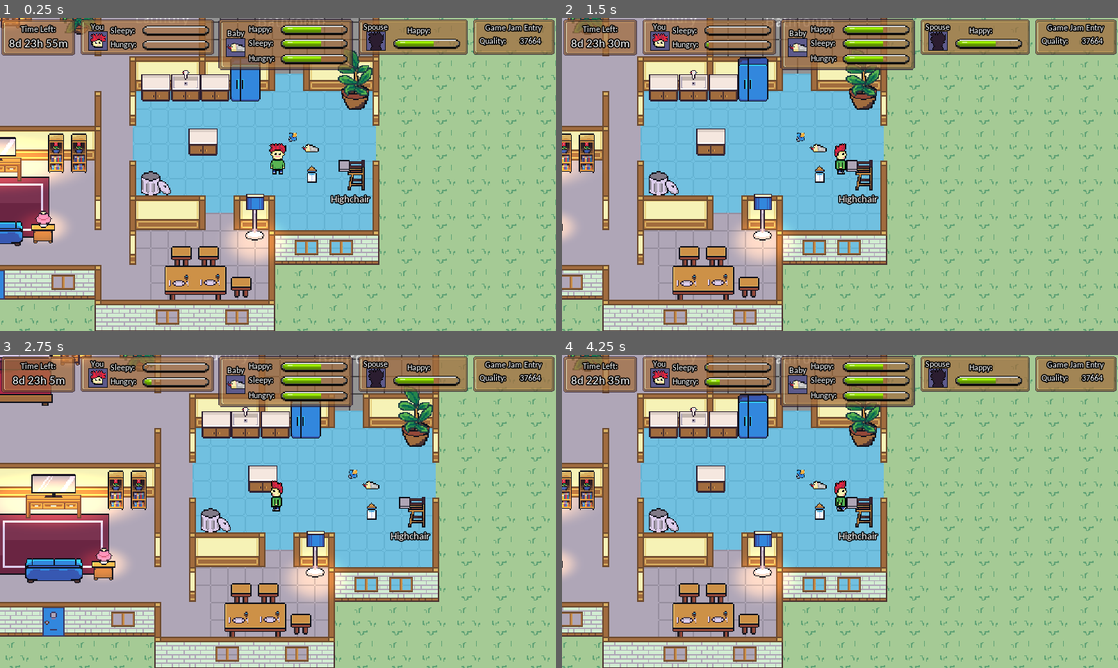
Above: before the commit, frames 1-4 (two rows, left to right).
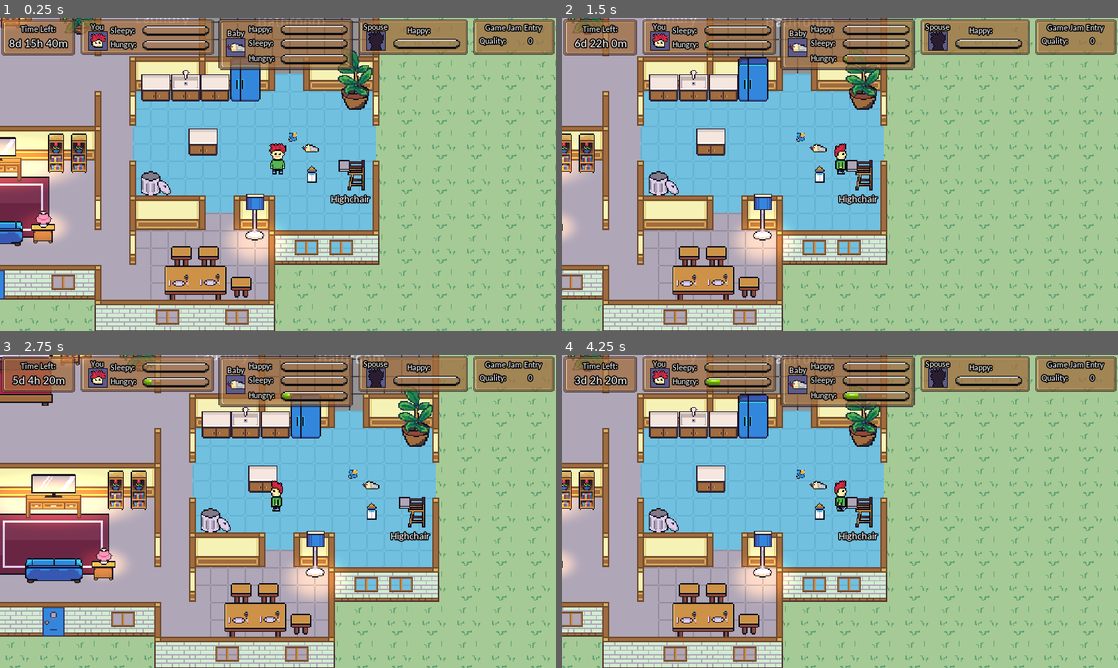
Above: after the commit, the same moments.

Repository: kevinms/godot-wild-jam-24
Game: Godot game, scene res://HouseV2.tscn
Two runs of this game, one before a commit and one after it. Both use one fixed random seed, a clock stepped at 60 frames per second and the inputs below. The engine's default icon, where the game draws it, is replaced by a stand-in: a white triangle on a blue panel in a dark square. Sound files missing from this copy of the repository are replaced by a short silence.
Inputs:
- Up to frame 1 (0.25 s): no input
- Up to frame 2 (1.5 s): tap Enter (ui_accept) at 0.5, 0.77 s; hold Right (ui_right) from 0.53 s (still down)
- Up to frame 3 (2.75 s): tap Enter (ui_accept) at 1.52 s; release Right (ui_right) at 2.03 s; hold Left (ui_left) from 2.03 s (still down)
- Up to frame 4 (4.25 s): release Left (ui_left) at 2.78 s; hold Right (ui_right) from 2.78 s (still down); tap Enter (ui_accept) at 3.02, 3.77 s; tap Escape (ui_cancel) at 4.15 s

The runs differ from the first frame. In frame 1, 0.7% of the frame differs, in the area x 4-98%, y 2-14%; in frame 2, 0.8%, in the area x 1-98%, y 2-14%; in frame 3, 0.7%; in frame 4, 0.8%.

Commit message:
UI work is mostly complete. When game clock reaches zero, it transitions to game over screen. So, technically, the game loop is there. The game can end. Though it takes a while.

Diff:
--- a/Helper.gd
+++ b/Helper.gd
@@ -10,11 +10,17 @@
 const player_sleepiness_per_min = 100.0 / (24.0 * 60.0) # Every 24h sim time, sleepiness will be 100%
 var player_hungriness: float
 const player_hungriness_per_min = 100.0 / (6.0 * 60.0) # Every 6h sim time, hungriness will be 100%
+var baby_happiness: float
+var baby_sleepiness: float
+const baby_sleepiness_per_min = 100.0 / (24.0 * 60.0) # Every 24h sim time, sleepiness will be 100%
+var baby_hungriness: float
+const baby_hungriness_per_min = 100.0 / (6.0 * 60.0) # Every 6h sim time, hungriness will be 100%
+var spouse_happiness: float
+var game_quality: float
 
 # Fun statistics
 var characters_types: int
 var typing_error_rate: int
-var game_quality: int
 var trash_disposed: int
 var baby_pooped: int
 var baby_diapers_changed: int
@@ -25,10 +31,14 @@
 	min_remaining = 9 * (24*60)
 	player_sleepiness = 0
 	player_hungriness = 0
+	baby_happiness = 0
+	baby_sleepiness = 0
+	baby_hungriness = 0
+	spouse_happiness = 0
+	game_quality = 0
 
 	characters_types = 0
 	typing_error_rate = 0
-	game_quality = 0
 	trash_disposed = 0
 	baby_pooped = 0
 	baby_diapers_changed = 0
--- a/MainMenu.tscn
+++ b/MainMenu.tscn
@@ -90,7 +90,7 @@
 }
 
 [node name="NewGameButton" type="Button" parent="menu_1/buttonGroup"]
-margin_right = 108.0
+margin_right = 107.0
 margin_bottom = 22.0
 custom_fonts/font = ExtResource( 7 )
 text = "New Game"
@@ -100,7 +100,7 @@
 
 [node name="LeaderboardButton" type="Button" parent="menu_1/buttonGroup"]
 margin_top = 26.0
-margin_right = 108.0
+margin_right = 107.0
 margin_bottom = 48.0
 custom_fonts/font = ExtResource( 7 )
 text = "Leader Board"
@@ -110,7 +110,7 @@
 
 [node name="CreditsButton" type="Button" parent="menu_1/buttonGroup"]
 margin_top = 52.0
-margin_right = 108.0
+margin_right = 107.0
 margin_bottom = 74.0
 custom_fonts/font = ExtResource( 7 )
 text = "Credits"
--- /dev/null
+++ b/UI/BabyPanel.gd
@@ -0,0 +1,17 @@
+extends Node2D
+
+func _process(delta):
+	$HappyGuage.value = Helper.baby_happiness
+	$SleepyGuage.value = Helper.baby_sleepiness
+	$HungryGuage.value = Helper.baby_hungriness
+
+# Called every simulation minute
+func _on_Timer_timeout():
+	Helper.baby_sleepiness = min(
+		Helper.baby_sleepiness + Helper.baby_sleepiness_per_min,
+		100.0
+	)
+	Helper.baby_hungriness = min(
+		Helper.baby_hungriness + Helper.baby_hungriness_per_min,
+		100.0
+	)
--- a/UI/GUI.tscn
+++ b/UI/GUI.tscn
@@ -255,7 +255,7 @@
 
 [node name="RemainingLabel" type="Label" parent="CanvasLayer/CenterContainer"]
 margin_left = 200.0
-margin_top = 136.0
+margin_top = 200.0
 margin_right = 312.0
 margin_bottom = 152.0
 custom_fonts/font = SubResource( 2 )
--- /dev/null
+++ b/UI/GameJamPanel.gd
@@ -0,0 +1,4 @@
+extends Node2D
+
+func _process(delta):
+	$Value.text = str(Helper.game_quality)
--- /dev/null
+++ b/UI/GameOver.gd
@@ -0,0 +1,5 @@
+extends Node2D
+
+func _process(delta):
+	if Input.is_action_just_pressed("ui_cancel"):
+		get_tree().change_scene("res://MainMenu.tscn")
--- /dev/null
+++ b/UI/GameOver.tscn
@@ -0,0 +1,256 @@
+[gd_scene load_steps=7 format=2]
+
+[ext_resource path="res://Furniture/Assets/dialogue-white.png" type="Texture" id=1]
+[ext_resource path="res://UI/GameOver.gd" type="Script" id=2]
+
+[sub_resource type="DynamicFontData" id=1]
+font_path = "res://Fonts/carlito/Carlito-Regular.ttf"
+
+[sub_resource type="DynamicFont" id=3]
+size = 21
+outline_size = 1
+outline_color = Color( 0, 0, 0, 1 )
+font_data = SubResource( 1 )
+
+[sub_resource type="DynamicFont" id=2]
+size = 12
+outline_size = 1
+outline_color = Color( 0, 0, 0, 1 )
+font_data = SubResource( 1 )
+
+[sub_resource type="DynamicFont" id=4]
+size = 12
+outline_size = 1
+outline_color = Color( 0, 0, 0, 1 )
+font_data = SubResource( 1 )
+
+[node name="GameOver" type="Node2D"]
+script = ExtResource( 2 )
+
+[node name="TitleCard" type="Node2D" parent="."]
+position = Vector2( -3.96851, -0.396851 )
+
+[node name="NinePatchRect" type="NinePatchRect" parent="TitleCard"]
+margin_left = 176.235
+margin_top = 3.97286
+margin_right = 341.235
+margin_bottom = 40.9729
+texture = ExtResource( 1 )
+patch_margin_left = 5
+patch_margin_top = 5
+patch_margin_right = 4
+patch_margin_bottom = 5
+__meta__ = {
+"_edit_use_anchors_": false
+}
+
+[node name="Title" type="Label" parent="TitleCard"]
+margin_left = 211.557
+margin_top = 12.2814
+margin_right = 306.557
+margin_bottom = 34.2814
+grow_horizontal = 2
+custom_fonts/font = SubResource( 3 )
+text = "Game Over"
+align = 1
+__meta__ = {
+"_edit_use_anchors_": false
+}
+
+[node name="FamilyInfo" type="Node2D" parent="."]
+position = Vector2( 3.76962, 47.9741 )
+
+[node name="NinePatchRect" type="NinePatchRect" parent="FamilyInfo"]
+margin_left = -0.43782
+margin_top = -0.131805
+margin_right = 157.562
+margin_bottom = 122.868
+texture = ExtResource( 1 )
+patch_margin_left = 5
+patch_margin_top = 5
+patch_margin_right = 4
+patch_margin_bottom = 5
+__meta__ = {
+"_edit_use_anchors_": true
+}
+
+[node name="Title" type="Label" parent="FamilyInfo"]
+margin_left = 28.4776
+margin_top = 5.93268
+margin_right = 123.478
+margin_bottom = 27.9327
+grow_horizontal = 2
+custom_fonts/font = SubResource( 3 )
+text = "Player"
+align = 1
+__meta__ = {
+"_edit_use_anchors_": true
+}
+
+[node name="Player" type="Label" parent="FamilyInfo"]
+margin_left = 6.62704
+margin_top = 27.5194
+margin_right = 75.627
+margin_bottom = 39.5194
+grow_horizontal = 2
+custom_fonts/font = SubResource( 2 )
+text = "Player Name: "
+align = 1
+__meta__ = {
+"_edit_use_anchors_": false
+}
+
+[node name="PlayerName" type="Label" parent="FamilyInfo"]
+margin_left = 76.6464
+margin_top = 27.8787
+margin_right = 151.646
+margin_bottom = 39.8787
+grow_horizontal = 2
+custom_fonts/font = SubResource( 2 )
+text = "Game Over"
+align = 1
+__meta__ = {
+"_edit_use_anchors_": false
+}
+
+[node name="Spouse" type="Label" parent="FamilyInfo"]
+margin_left = 8.04124
+margin_top = 48.3791
+margin_right = 77.0412
+margin_bottom = 60.3791
+grow_horizontal = 2
+custom_fonts/font = SubResource( 2 )
+text = "Spouse Name: "
+align = 1
+__meta__ = {
+"_edit_use_anchors_": false
+}
+
+[node name="SpouseName" type="Label" parent="FamilyInfo"]
+margin_left = 78.0606
+margin_top = 48.7383
+margin_right = 153.061
+margin_bottom = 60.7383
+grow_horizontal = 2
+custom_fonts/font = SubResource( 2 )
+text = "Game Over"
+align = 1
+__meta__ = {
+"_edit_use_anchors_": false
+}
+
+[node name="Baby" type="Label" parent="FamilyInfo"]
+margin_left = 1.67728
+margin_top = 65.7032
+margin_right = 70.6773
+margin_bottom = 77.7032
+grow_horizontal = 2
+custom_fonts/font = SubResource( 2 )
+text = "Baby Name: "
+align = 1
+__meta__ = {
+"_edit_use_anchors_": false
+}
+
+[node name="BabyName" type="Label" parent="FamilyInfo"]
+margin_left = 71.6967
+margin_top = 66.0624
+margin_right = 146.697
+margin_bottom = 78.0624
+grow_horizontal = 2
+custom_fonts/font = SubResource( 2 )
+text = "Game Over"
+align = 1
+__meta__ = {
+"_edit_use_anchors_": false
+}
+
+[node name="BabyInfo" type="Node2D" parent="."]
+position = Vector2( 176.003, 48.7678 )
+
+[node name="NinePatchRect" type="NinePatchRect" parent="BabyInfo"]
+margin_left = -0.43782
+margin_top = -0.131805
+margin_right = 157.562
+margin_bottom = 122.868
+texture = ExtResource( 1 )
+patch_margin_left = 5
+patch_margin_top = 5
+patch_margin_right = 4
+patch_margin_bottom = 5
+__meta__ = {
+"_edit_use_anchors_": true
+}
+
+[node name="Title" type="Label" parent="BabyInfo"]
+margin_left = 28.4776
+margin_top = 5.93268
+margin_right = 123.478
+margin_bottom = 27.9327
+grow_horizontal = 2
+custom_fonts/font = SubResource( 3 )
+text = "Baby"
+align = 1
+__meta__ = {
+"_edit_use_anchors_": true
+}
+
+[node name="SpouseInfo" type="Node2D" parent="."]
+position = Vector2( 349.823, 48.3709 )
+
+[node name="NinePatchRect" type="NinePatchRect" parent="SpouseInfo"]
+margin_left = -0.43782
+margin_top = -0.131805
+margin_right = 157.562
+margin_bottom = 122.868
+texture = ExtResource( 1 )
+patch_margin_left = 5
+patch_margin_top = 5
+patch_margin_right = 4
+patch_margin_bottom = 5
+__meta__ = {
+"_edit_use_anchors_": true
+}
+
+[node name="Title" type="Label" parent="SpouseInfo"]
+margin_left = 28.4776
+margin_top = 5.93268
+margin_right = 123.478
+margin_bottom = 27.9327
+grow_horizontal = 2
+custom_fonts/font = SubResource( 3 )
+text = "Spouse"
+align = 1
+__meta__ = {
+"_edit_use_anchors_": true
+}
+
+[node name="Instructions" type="Node2D" parent="."]
+position = Vector2( -7.93701, 257.556 )
+
+[node name="NinePatchRect" type="NinePatchRect" parent="Instructions"]
+margin_left = 176.0
+margin_top = 4.0
+margin_right = 355.0
+margin_bottom = 26.0
+texture = ExtResource( 1 )
+patch_margin_left = 5
+patch_margin_top = 5
+patch_margin_right = 4
+patch_margin_bottom = 5
+__meta__ = {
+"_edit_use_anchors_": false
+}
+
+[node name="Title" type="Label" parent="Instructions"]
+margin_left = 196.906
+margin_top = 9.90032
+margin_right = 333.906
+margin_bottom = 31.9003
+grow_horizontal = 2
+custom_fonts/font = SubResource( 4 )
+text = "Press ESC for main menu"
+align = 1
+__meta__ = {
+"_edit_use_anchors_": false
+}
--- /dev/null
+++ b/UI/SpousePanel.gd
@@ -0,0 +1,4 @@
+extends Node2D
+
+func _process(delta):
+	$HappyGuage.value = Helper.spouse_happiness
--- a/UI/StatsPanel.tscn
+++ b/UI/StatsPanel.tscn
@@ -9,6 +9,9 @@
 [ext_resource path="res://Characters/player-picture.png" type="Texture" id=7]
 [ext_resource path="res://UI/TimePanel.gd" type="Script" id=8]
 [ext_resource path="res://UI/YourPanel.gd" type="Script" id=9]
+[ext_resource path="res://UI/BabyPanel.gd" type="Script" id=10]
+[ext_resource path="res://UI/SpousePanel.gd" type="Script" id=11]
+[ext_resource path="res://UI/GameJamPanel.gd" type="Script" id=12]
 
 [sub_resource type="DynamicFont" id=1]
 size = 8
@@ -153,6 +156,7 @@
 
 [node name="BabyPanel" type="Node2D" parent="."]
 position = Vector2( 200.279, -0.0270348 )
+script = ExtResource( 10 )
 
 [node name="NinePatchRect" type="NinePatchRect" parent="BabyPanel"]
 modulate = Color( 1, 1, 1, 0.737255 )
@@ -196,7 +200,7 @@
 "_edit_use_anchors_": false
 }
 
-[node name="Guage2" type="TextureProgress" parent="BabyPanel"]
+[node name="HappyGuage" type="TextureProgress" parent="BabyPanel"]
 margin_left = 56.1418
 margin_top = 2.22009
 margin_right = 120.142
@@ -219,7 +223,7 @@
 "_edit_use_anchors_": false
 }
 
-[node name="Guage" type="TextureProgress" parent="BabyPanel"]
+[node name="SleepyGuage" type="TextureProgress" parent="BabyPanel"]
 margin_left = 56.1051
 margin_top = 15.054
 margin_right = 120.105
@@ -242,7 +246,7 @@
 "_edit_use_anchors_": false
 }
 
-[node name="Guage3" type="TextureProgress" parent="BabyPanel"]
+[node name="HungryGuage" type="TextureProgress" parent="BabyPanel"]
 margin_left = 56.0
 margin_top = 29.3492
 margin_right = 120.0
@@ -256,6 +260,7 @@
 
 [node name="SpousePanel" type="Node2D" parent="."]
 position = Vector2( 329.209, 0.102045 )
+script = ExtResource( 11 )
 
 [node name="NinePatchRect" type="NinePatchRect" parent="SpousePanel"]
 modulate = Color( 1, 1, 1, 0.737255 )
@@ -299,7 +304,7 @@
 "_edit_use_anchors_": false
 }
 
-[node name="Guage" type="TextureProgress" parent="SpousePanel"]
+[node name="HappyGuage" type="TextureProgress" parent="SpousePanel"]
 margin_left = 31.4647
 margin_top = 14.8334
 margin_right = 95.4647
@@ -313,6 +318,7 @@
 
 [node name="GameJamPanel" type="Node2D" parent="."]
 position = Vector2( 434.771, 0.164265 )
+script = ExtResource( 12 )
 
 [node name="NinePatchRect" type="NinePatchRect" parent="GameJamPanel"]
 modulate = Color( 1, 1, 1, 0.737255 )
@@ -362,3 +368,4 @@
 }
 [connection signal="timeout" from="TimePanel/Timer" to="TimePanel" method="_on_Timer_timeout"]
 [connection signal="timeout" from="TimePanel/Timer" to="YourPanel" method="_on_Timer_timeout"]
+[connection signal="timeout" from="TimePanel/Timer" to="BabyPanel" method="_on_Timer_timeout"]
--- a/UI/TimePanel.gd
+++ b/UI/TimePanel.gd
@@ -9,10 +9,13 @@
 	print("Estimated game play length: %s min" % estimated_real_minutes)
 
 func _on_Timer_timeout():
-	Helper.min_remaining -= 1
+	Helper.min_remaining -= 1 * 100
 
 	var d = Helper.min_remaining / (24*60)
 	var h = Helper.min_remaining / 60 % 24
 	var m = Helper.min_remaining % 60
 
 	$TimeLeft.text = "%sd %sh %sm" % [d, h, m]
+
+	if Helper.min_remaining <= 0:
+		get_tree().change_scene("res://UI/GameOver.tscn")
Not shown: 6 places in MainMenu.tscn that only renumber resources
Not shown: 1 places in UI/StatsPanel.tscn that only renumber resources
